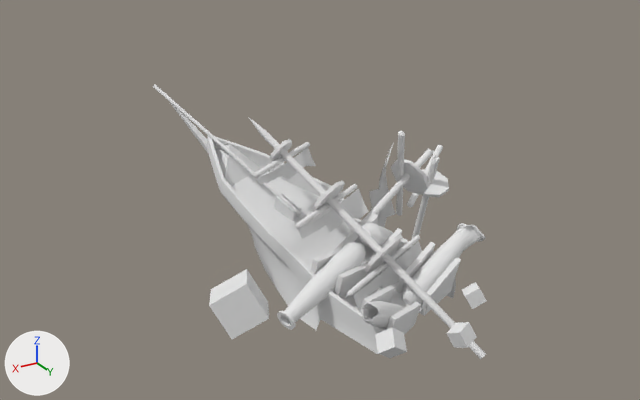
The OBJ model Project_ThirdPerson/mge_v18_student_version/assets/ThirdPerson/models/Obstacle_1.obj: old version first, new version second.
Rendered twice from a 50 mm lens placed at (0.918, 1.421, 0.827), pointed at (0.05, -0.024, 0.105). Arrows for +X, +Y and +Z are at lower left; the lights stay in place. Where no turn or scale is listed for an object, it has been applied to the vertices. Vertices at the same position are counted once.

In view in the first picture: 'Obstacle_1'.
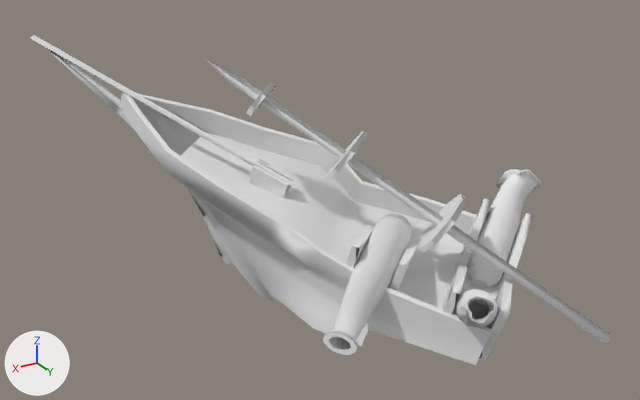
Boxes [x1, y1, x2, y2] around the edits, measured in the pictures (640 x 400 px; the box of a moved part takes in the faces that stretch with it):
'Obstacle_1', reshaped (74% wider, 20% taller): before [153, 84, 487, 359]; after [30, 35, 611, 365]
part 1 of me_obstacle_1, moved or reshaped: before [402, 223, 486, 306]; after [467, 169, 542, 288]
part 2 of me_obstacle_1, moved or reshaped: before [277, 242, 365, 330]; after [323, 214, 412, 355]
part 3 of me_obstacle_1, moved or reshaped: before [362, 301, 404, 328]; after [454, 289, 497, 328]
part 4 of me_obstacle_1, moved or reshaped: before [248, 117, 486, 359]; after [203, 57, 611, 343]
part 5 of me_obstacle_1, moved or reshaped: before [207, 135, 456, 354]; after [120, 92, 500, 365]
part 6 of me_obstacle_1, moved or reshaped: before [170, 102, 208, 153]; after [49, 50, 232, 264]
part 7 of me_obstacle_1, added: after [455, 198, 533, 289]
part 8 of me_obstacle_1, added: after [345, 224, 418, 291]
part 9 of me_obstacle_1, added: after [442, 264, 512, 360]
part 10 of me_obstacle_1, added: after [249, 159, 293, 198]
part 11 of me_obstacle_1, added: after [246, 82, 277, 116]
part 12 of me_obstacle_1, added: after [325, 131, 368, 181]
part 13 of me_obstacle_1, added: after [418, 194, 467, 253]
part 14 of me_obstacle_1, added: after [30, 35, 295, 188]
part 15 of me_obstacle_1, deleted: before [209, 131, 487, 358]
part 16 of me_obstacle_1, deleted: before [153, 84, 301, 215]

The change in detail:
me_obstacle_1 is used by ob_obstacle_1; location (0.0, 0.0, 0.0).
me_obstacle_1 had 2007 vertices, 3501 faces and spanned x -0.343..0.358, y -0.353..0.42, z -0.113..0.305.
me_obstacle_1 now has 1097 vertices, 1996 faces and spans x -0.478..0.494, y -0.467..0.432, z -0.133..0.415.
me_obstacle_1 part 1: the loose piece of 241 vertices spanning x -0.211..0.009, y 0.142..0.243, z -0.041..0.079 is multiplied about its middle by the matrix ((1.468, -0.515, 0.0), (0.515, 1.468, 0.0), (0.0, 0.0, 1.412)), then moved by (-0.215, -0.07, 0.008).
me_obstacle_1 part 2: the loose piece of 241 vertices spanning x 0.041..0.26, y 0.106..0.208, z -0.031..0.074 is multiplied about its middle by the matrix ((1.468, -0.515, 0.0), (0.515, 1.468, 0.0), (0.0, 0.0, 1.412)), then moved by (-0.079, 0.043, 0.009).
me_obstacle_1 part 3: the loose piece of 181 vertices spanning x 0.014..0.158, y 0.211..0.319, z -0.069..0.048 is multiplied about its middle by the matrix ((1.468, -0.515, 0.0), (0.515, 1.468, 0.0), (0.0, 0.0, 1.412)), then moved by (-0.164, 0.06, -0.004).
me_obstacle_1 part 4: the loose piece of 11 vertices spanning x -0.068..0.171, y -0.102..0.383, z -0.094..0.283 is multiplied about its middle by the matrix ((1.425, -0.499, 0.048), (0.5, 1.424, -0.048), (-0.029, 0.061, 1.508)), then moved by (-0.117, -0.016, 0.039).
me_obstacle_1 part 5: the loose piece of 208 vertices spanning x -0.13..0.233, y -0.228..0.302, z -0.076..0.218 is multiplied about its middle by the matrix ((1.468, -0.515, 0.0), (0.515, 1.468, 0.0), (0.0, 0.0, 1.412)), then moved by (-0.064, -0.065, 0.029).
me_obstacle_1 part 6: the loose piece of 52 vertices spanning x 0.123..0.253, y -0.313..-0.098, z -0.061..0.276 is multiplied about its middle by the matrix ((1.468, -0.515, 0.0), (0.515, 1.468, 0.0), (0.0, 0.0, 1.412)), then moved by (0.125, -0.108, 0.044).
me_obstacle_1 part 7: a new loose piece of 24 vertices spanning x -0.359..-0.158, y 0.06..0.263, z -0.08..0.079, in mat_initialshadinggroup (white #e7e7e7).
me_obstacle_1 part 8: a new loose piece of 24 vertices spanning x -0.085..0.112, y 0.035..0.252, z -0.048..0.095, in mat_initialshadinggroup (white #e7e7e7).
me_obstacle_1 part 9: a new loose piece of 24 vertices spanning x -0.198..-0.001, y 0.194..0.411, z -0.101..0.042, in mat_initialshadinggroup (white #e7e7e7).
me_obstacle_1 part 10: a new loose piece of 24 vertices spanning x 0.086..0.168, y -0.139..-0.05, z 0.109..0.179, in mat_initialshadinggroup (white #e7e7e7).
me_obstacle_1 part 11: a new loose piece of 18 vertices spanning x 0.109..0.182, y -0.128..-0.051, z 0.284..0.355, in mat_initialshadinggroup (white #e7e7e7).
me_obstacle_1 part 12: a new loose piece of 18 vertices spanning x -0.029..0.076, y -0.023..0.09, z 0.164..0.266, in mat_initialshadinggroup (white #e7e7e7).
me_obstacle_1 part 13: a new loose piece of 18 vertices spanning x -0.175..-0.055, y 0.107..0.235, z 0.033..0.149, in mat_initialshadinggroup (white #e7e7e7).
me_obstacle_1 part 14: a new loose piece of 13 vertices spanning x 0.088..0.494, y -0.467..-0.052, z 0.128..0.415, in mat_initialshadinggroup (white #e7e7e7).
me_obstacle_1 part 15: 30 loose pieces with 1063 vertices, spanning x -0.343..0.358, y -0.138..0.42, z -0.113..0.257, are deleted.
me_obstacle_1 part 16: 10 vertices removed from x 0.105..0.274, y -0.353..-0.001, z 0.091..0.305.
